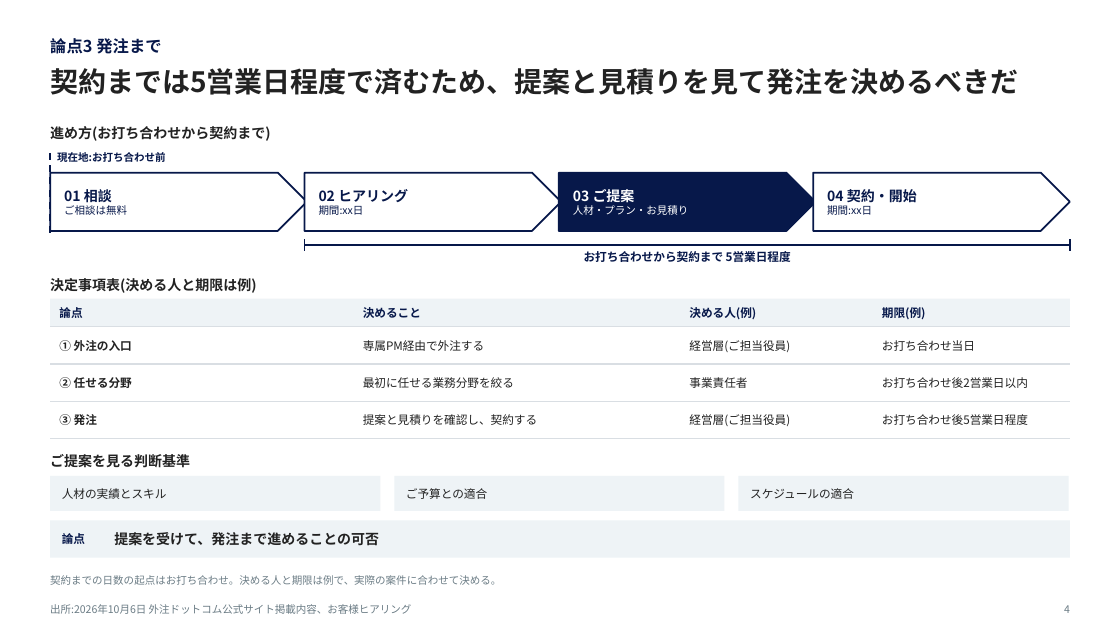
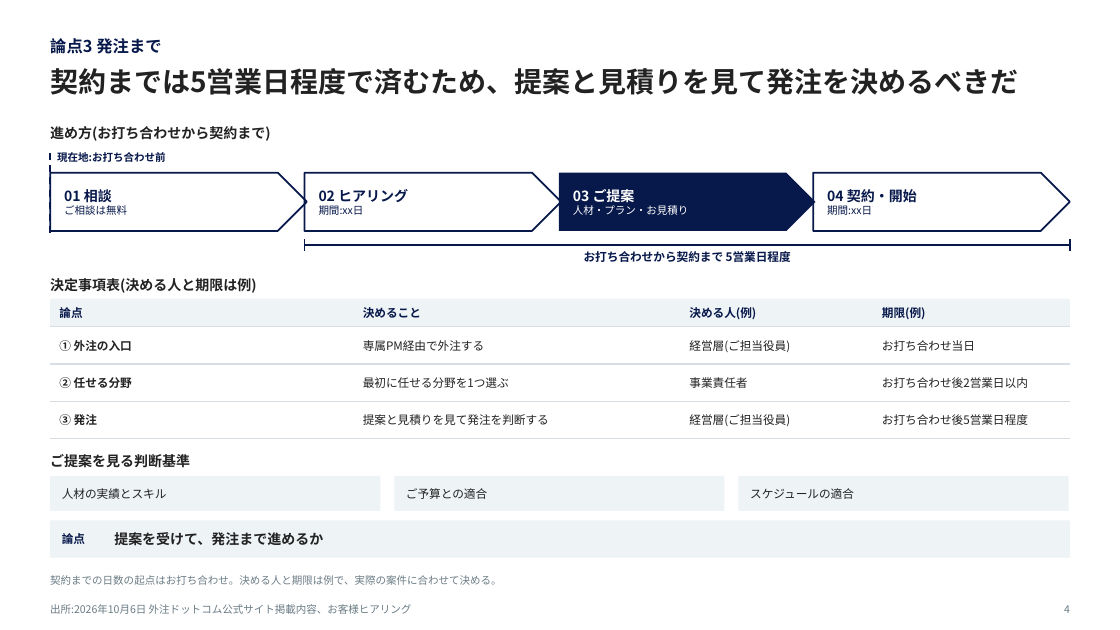
Before and after one commit to Tokyokikaku/freelancers-cloud, a slide deck: slide 4 of slides/gaichu-com-proposal.pptx. Drawn at 1120x630 pixels with LibreOffice and Linux fonts; fonts in the diff are those of the drawing. Boxes give left, top, right and bottom in pixels: in the first picture for what was removed or moved away, otherwise in the second. Text is boxed around its words. In the diff, an @@ line names an element or a change of style, - is before the commit and + after.

```diff
--- a/slides/gaichu-com-proposal.pptx
+++ b/slides/gaichu-com-proposal.pptx
@@ pentagon arrow "01 相談" at (50,173,308,231): fill #FFFFFF to none @@
@@ pentagon arrow "02 ヒアリング" at (304,173,561,231): fill #FFFFFF to none @@
@@ text at (363,377,509,388): text changed @@
-最初に任せる業務分野を絞る
+最初に任せる分野を1つ選ぶ
@@ text at (363,414,549,425): text changed @@
-提案と見積りを確認し、契約する
+提案と見積りを見て発注を判断する
@@ text at (114,532,323,546): text changed @@
-提案を受けて、発注まで進めることの可否
+提案を受けて、発注まで進めるか
```
Also in this commit, not shown: 3 other slides changed, 26 other files.
